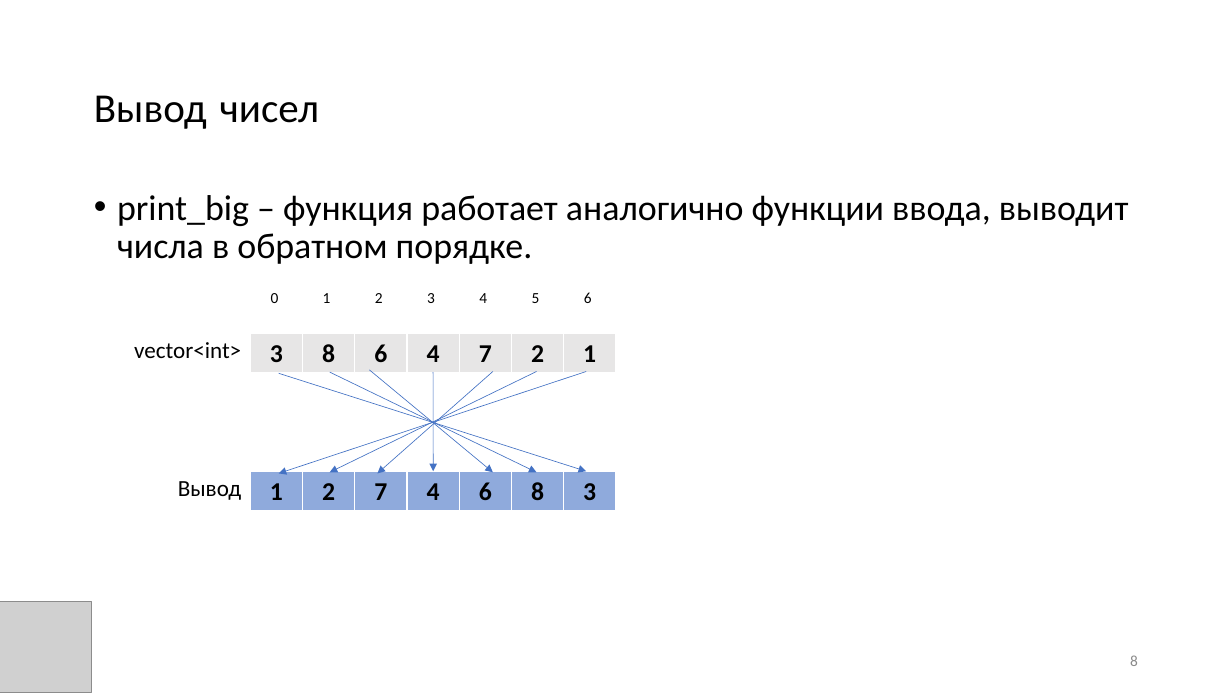
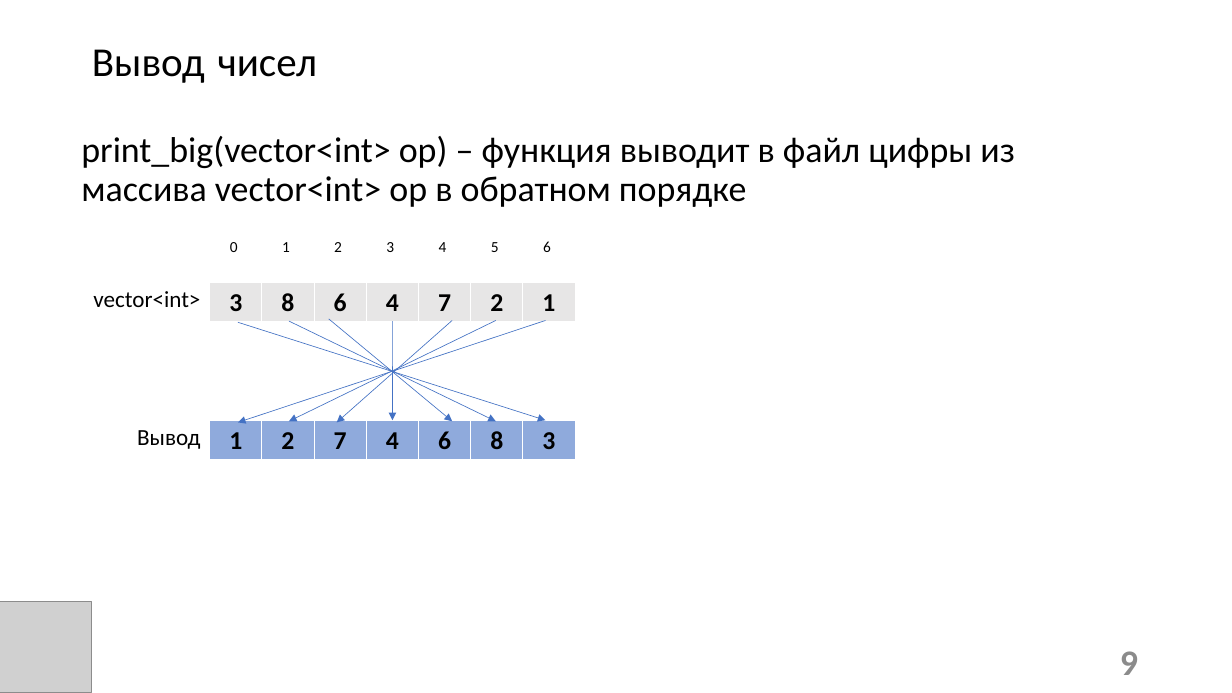
Before and after one commit to candyliving/fefu_long_arithmetic, a slide deck: slide 9 of Эффективная длинная арифметика.pptx (slide 8 before the commit). Drawn at 1232x693 pixels with LibreOffice and Linux fonts; fonts in the diff are those of the drawing; grey boxes stand for pictures. Boxes give left, top, right and bottom in pixels: in the first picture for what was removed or moved away, otherwise in the second. Text is boxed around its words. In the diff, an @@ line names an element or a change of style, - is before the commit and + after.

```diff
--- a/Эффективная длинная арифметика.pptx
+++ b/Эффективная длинная арифметика.pptx
@@ title "Вывод чисел": place and size @@
-title "Вывод чисел" at [94, 95, 319, 129]
+title "Вывод чисел" at [92, 49, 317, 83]
@@ text at [81, 136, 1015, 207]: text changed @@
-• print_big – функция работает аналогично функции ввода, выводит числа в обратном порядке.
+print_big(vector<int> op) – функция выводит в файл цифры из массива vector<int> op в обратном порядке
@@ 7 arrows, 3 tables, 2 texts: place and size @@
-7 arrows, 3 tables, 2 texts at [134, 284, 619, 511]
+7 arrows, 3 tables, 2 texts at [93, 233, 579, 460]
@@ page number at [1120, 651, 1138, 675]: text changed; size 12 to 28 pt; bold on @@
-8
+9
```
Also in this commit, not shown: 10 other slides changed, 8 slides added, 1 other file.
